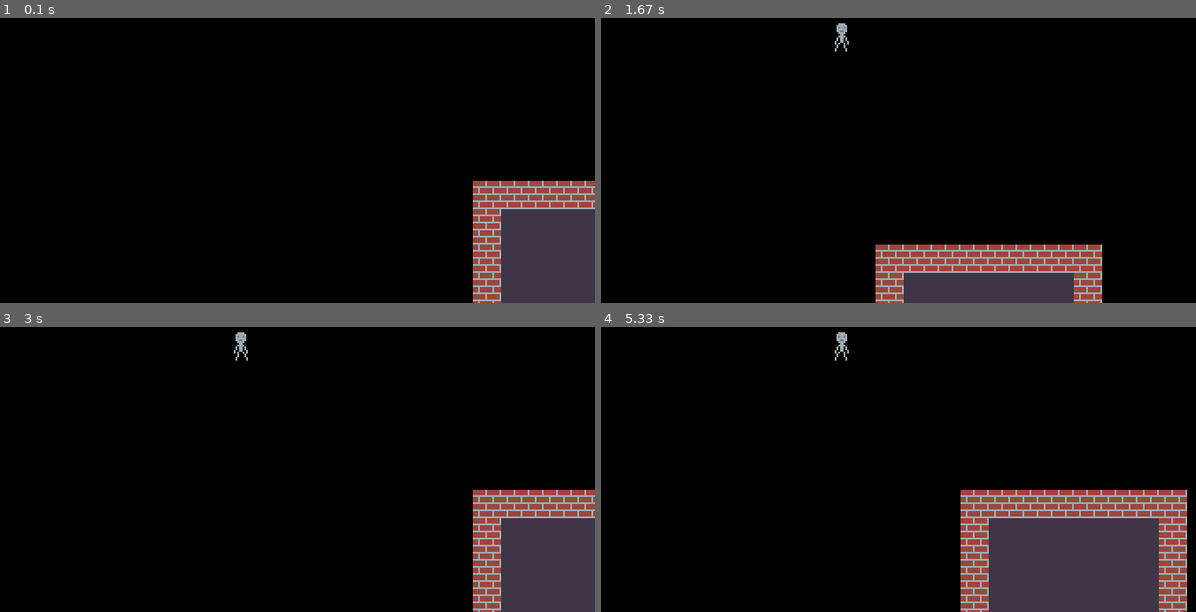
Above: before the commit, frames 1-4 (two rows, left to right).
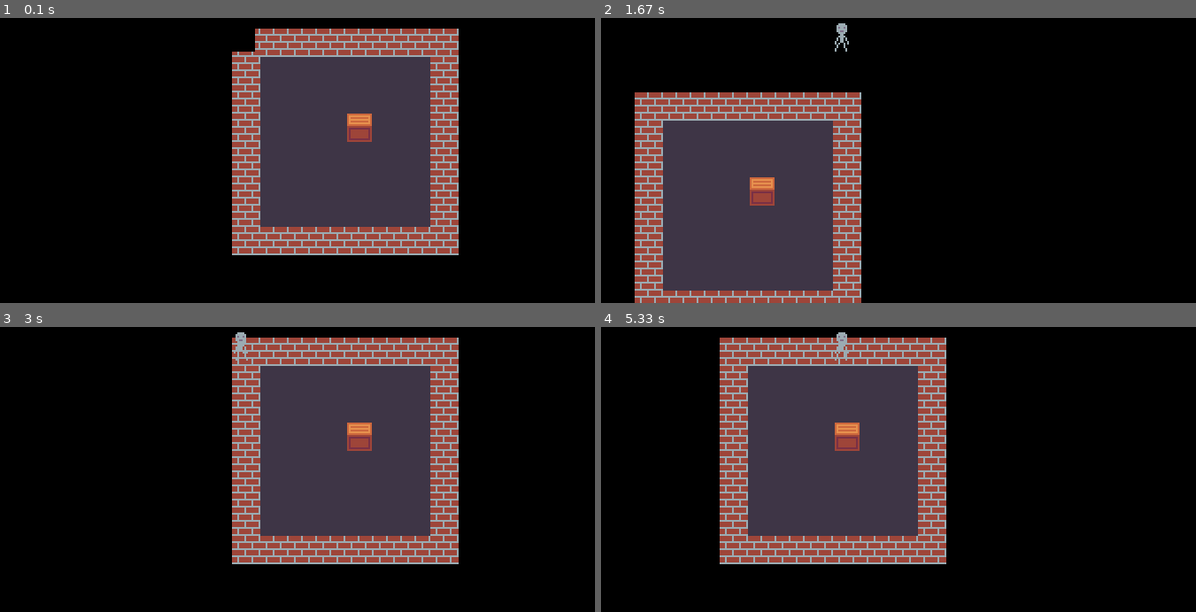
Above: after the commit, the same moments.

Repository: mihailnagr063/pygame-project
Game: pygame game, started from main.py
Two runs of this game, one before a commit and one after it. Both use one fixed random seed, a clock stepped at 60 frames per second and the inputs below.
Inputs:
- Up to frame 1 (0.1 s): no input
- Up to frame 2 (1.67 s): hold D 0.33-0.8 s; hold W 0.83-1.13 s; hold D 1.17-1.63 s
- Up to frame 3 (3 s): hold A 1.67-2.2 s; hold S 2.23-2.53 s; hold A 2.57-2.97 s
- Up to frame 4 (5.33 s): hold W 3-3.37 s; hold D 3.4-4.03 s; hold S 4.07-4.43 s; hold A 4.47-4.93 s; hold D from 4.97 s (still down)

The runs differ from the first frame. In frame 1, 39% of the frame differs, in the area x 38-100%, y 3-100%; in frame 2, 36%; in frame 3, 39%; in frame 4, 47%, in the area x 19-99%, y 3-100%.

Commit message:
object map, collisions

Diff:
--- a/engine/camera.py
+++ b/engine/camera.py
@@ -9,6 +9,9 @@
         self.sw, self.sh = screen_size
         self.hw, self.hh = self.sw // 2, self.sh // 2
         self.background = []
+
+    def add_objects(self, group):
+        self.add(group)
 
     def center_at(self, target):
         self.offset.x = self.hw - target.rect.centerx
@@ -23,3 +26,6 @@
             surface.blit(bg.image, bg.rect.topleft + self.offset)
         for sprite in sorted(self.sprites(), key=lambda x: x.rect.centery):
             surface.blit(sprite.image, sprite.rect.topleft + self.offset)
+
+    def blit(self, surface, image, rect):
+        surface.blit(image, rect.topleft + self.offset)
--- a/engine/map.py
+++ b/engine/map.py
@@ -23,7 +23,7 @@
         with open(file, encoding='utf-8') as f:
             self.map = f.read().splitlines()
         self.image = pg.Surface((self.tile_size * max([len(i) for i in self.map]), self.tile_size * len(self.map)))
-        self.rect = self.image.get_rect(center=(400, 300))
+        self.rect = self.image.get_rect(topleft=(0, 0))
         self.rerender()
 
     def rerender(self):
@@ -32,8 +32,27 @@
                 self.image.blit(self.tileset.tiles[col], (j * self.tile_size, i * self.tile_size))
 
 
+class Objects(pg.sprite.Group):
+    def __init__(self, file, topleft, tileset):
+        super().__init__()
+        self.tileset = tileset
+        self.tile_size = self.tileset.tile_size
+        self.map = []
+        self.tileset = tileset
+        with open(file, encoding='utf-8') as f:
+            self.map = f.read().splitlines()
+        for i, row in enumerate(self.map):
+            for j, col in enumerate(row):
+                if col == ' ' or col == '#':
+                    continue
+                self.add(Object(pg.Vector2(topleft) + pg.Vector2(i * self.tile_size, j * self.tile_size), self.tileset.tiles[col]))
+
+
 class Object(pg.sprite.Sprite):
     def __init__(self, pos, image):
         super().__init__()
-        self.image = pg.transform.scale(pg.image.load(image), (32, 32))
-        self.rect = self.image.get_rect(center=pos)
+        self.image = image
+        self.rect = self.image.get_rect(topleft=pos)
+
+    def on_clicked(self):
+        pass
--- a/engine/player.py
+++ b/engine/player.py
@@ -3,18 +3,34 @@
 
 
 class Player(sprites.AnimatedSprite):
-    def __init__(self, pos, speed):
+    def __init__(self, pos, speed, objects: pg.sprite.Group):
         super().__init__(32, 'idle')
         self.speed = speed
         self.add_animation('data/player', r'player1.png', 'idle')
         self.add_animation('data/player', r'player.\.png', 'walk')
         self.rect = self.image.get_rect(center=pos)
+        self.objects = objects
+        self.collider = pg.Rect(self.rect)
+        self.collider.size = (self.rect.width - 12, 2)
+        self.collider.y += 30
+        self.collider.x += 6
+        self.collider_sprite = pg.sprite.Sprite()
+        self.collider_sprite.rect = self.collider
 
     def update(self):
         pass
 
     def move(self, vector):
-        self.rect.move_ip(vector)
+        self.rect.x += vector[0]
+        self.collider.x += vector[0]
+        if pg.sprite.spritecollideany(self.collider_sprite, self.objects):
+            self.rect.x -= vector[0]
+            self.collider.x -= vector[0]
+        self.rect.y += vector[1]
+        self.collider.y += vector[1]
+        if pg.sprite.spritecollideany(self.collider_sprite, self.objects):
+            self.rect.y -= vector[1]
+            self.collider.y -= vector[1]
 
     def handle_input(self, keys):
         if keys[pg.K_w]:
--- a/main.py
+++ b/main.py
@@ -5,17 +5,22 @@
 size = w, h = 800, 600
 half_size = hw, hh = w // 2, h // 2
 win = pg.display.set_mode(size)
+pg.display.set_caption('Pygame Project')
 clk = pg.time.Clock()
 font = pg.font.SysFont('Arial', 12)
 
+tilemap_pos = (0, 0)
 tileset = engine.TileSet({
     ' ': 'data/map/empty.png',
     '#': 'data/map/wall.png',
+    'C': 'data/objects/chest.png'
 }, 32)
-tilemap = engine.TileMap('maps/map.txt', tileset)
-player = engine.Player((10, 10), 4)
+tilemap = engine.TileMap('maps/map.background.txt', tileset)
+objects = engine.Objects('maps/map.objects.txt', tilemap_pos, tileset)
+player = engine.Player((10, 10), 4, objects)
 camera = engine.Camera(player, size)
 camera.add_background(tilemap)
+camera.add_objects(objects)
 camera.add(player)
 
 ANIM_TICK = pg.USEREVENT + 1
--- /dev/null
+++ b/maps/map.objects.txt
@@ -0,0 +1,8 @@
+########
+#      #
+#      #
+#      #
+#  C   #
+#      #
+#      #
+########
Binary file added: data/objects/chest.png
Renamed: maps/map.txt -> maps/map.background.txt
